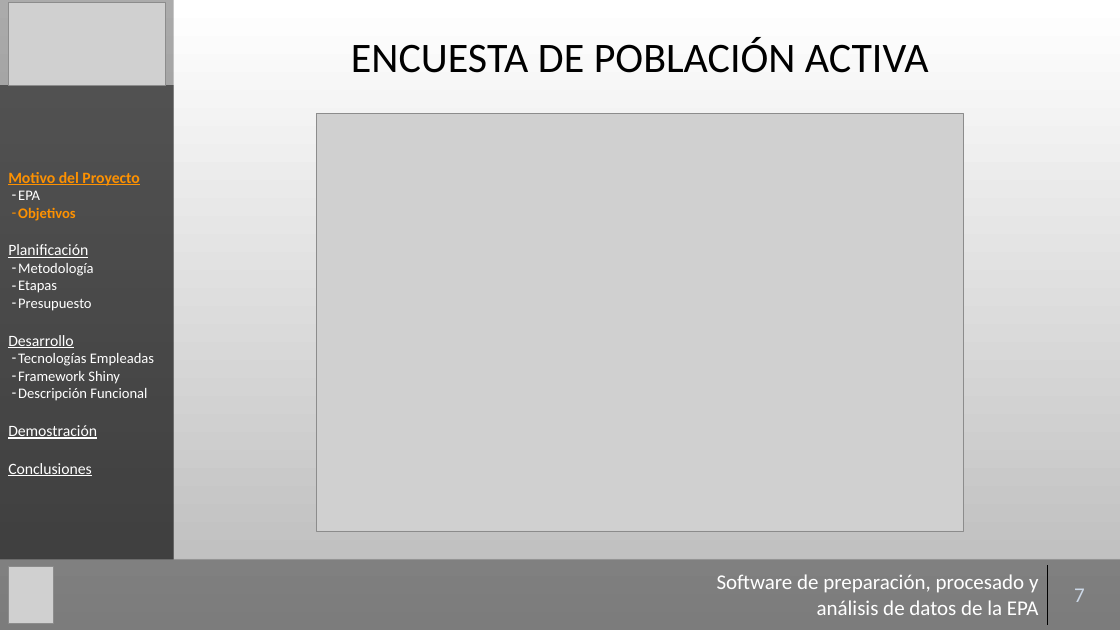
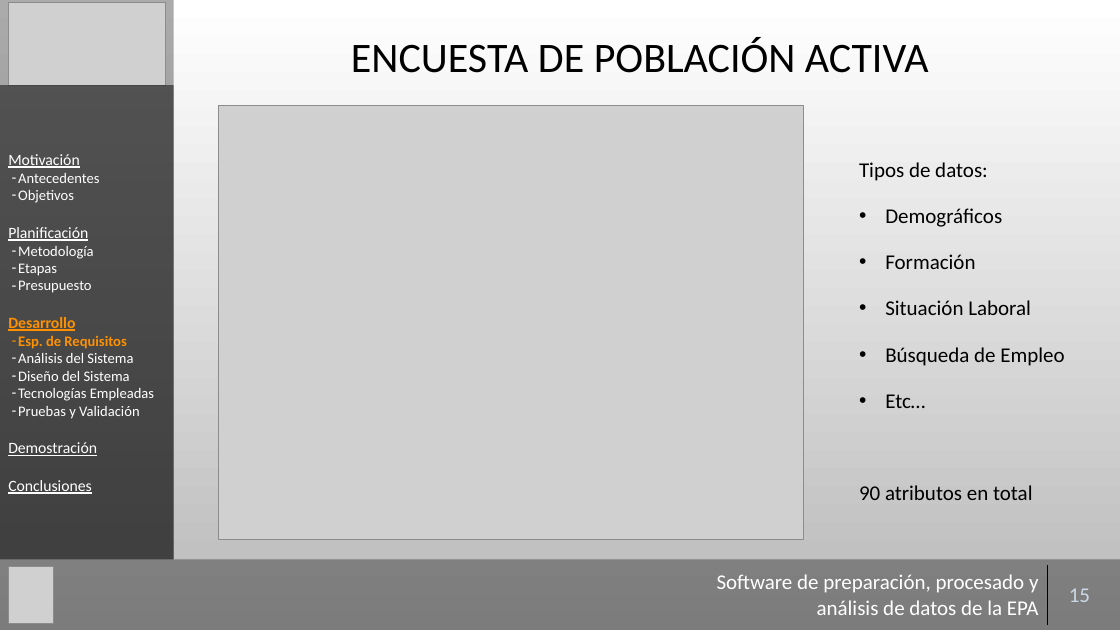
Before and after one commit to Gaulent/epa_explorer, a slide deck: slide 15 of mem/presentacion.pptx (slide 7 before the commit). Drawn at 1120x630 pixels with LibreOffice and Linux fonts; fonts in the diff are those of the drawing; grey boxes stand for pictures; background and template pictures are left out. Boxes give left, top, right and bottom in pixels: in the first picture for what was removed or moved away, otherwise in the second. Text is boxed around its words. In the diff, an @@ line names an element or a change of style, - is before the commit and + after.

```diff
--- a/mem/presentacion.pptx
+++ b/mem/presentacion.pptx
@@ picture: place and size @@
-picture at bbox=[317, 113, 963, 531]
+picture at bbox=[219, 105, 804, 539]
@@ text in rectangle at bbox=[8, 154, 99, 183]: text changed; size 13.5 to 12.5 pt; text colour #FD9101 to #FFFFFF; bold off @@
-Motivo del Proyecto
-– EPA
+Motivación
+– Antecedentes
@@ text added at bbox=[859, 162, 1064, 500], 18 pt, text #000000 @@
+Tipos de datos:
+• Demográficos
+• Formación
+• Situación Laboral
+• Búsqueda de Empleo
+• Etc…
+90 atributos en total
@@ text in rectangle at bbox=[8, 190, 75, 331]: text colour #FD9101 to #FFFFFF, bold off in "Objetivos"; text colour #FFFFFF to #FD9101, bold on in "Desarrollo" @@
@@ text in rectangle at bbox=[18, 336, 133, 381]: paragraphs added @@
+– Esp. de Requisitos
+– Análisis del Sistema
+– Diseño del Sistema
@@ text in rectangle at bbox=[18, 406, 140, 419]: text changed @@
-– Framework Shiny
-– Descripción Funcional
+– Pruebas y Validación
@@ table at bbox=[705, 565, 1112, 624] @@
-row 1, column 2: 7
+row 1, column 2: 15
```
Also in this commit, not shown: 29 other slides changed, 13 slides added, 3 other files.
